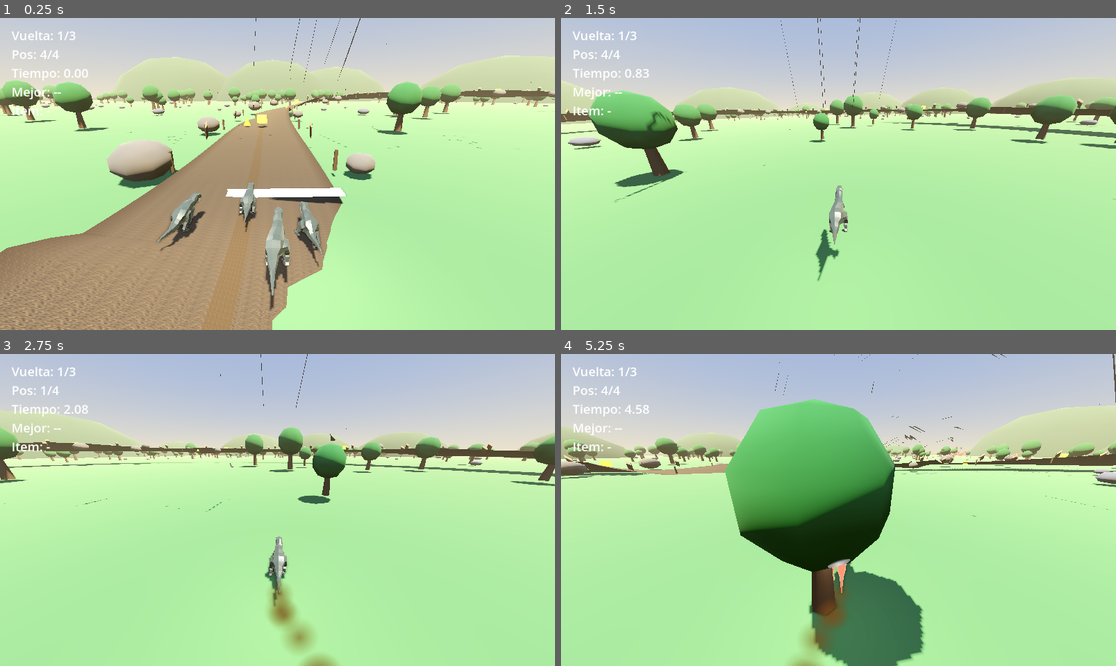
Above: before the commit, frames 1-4 (two rows, left to right).
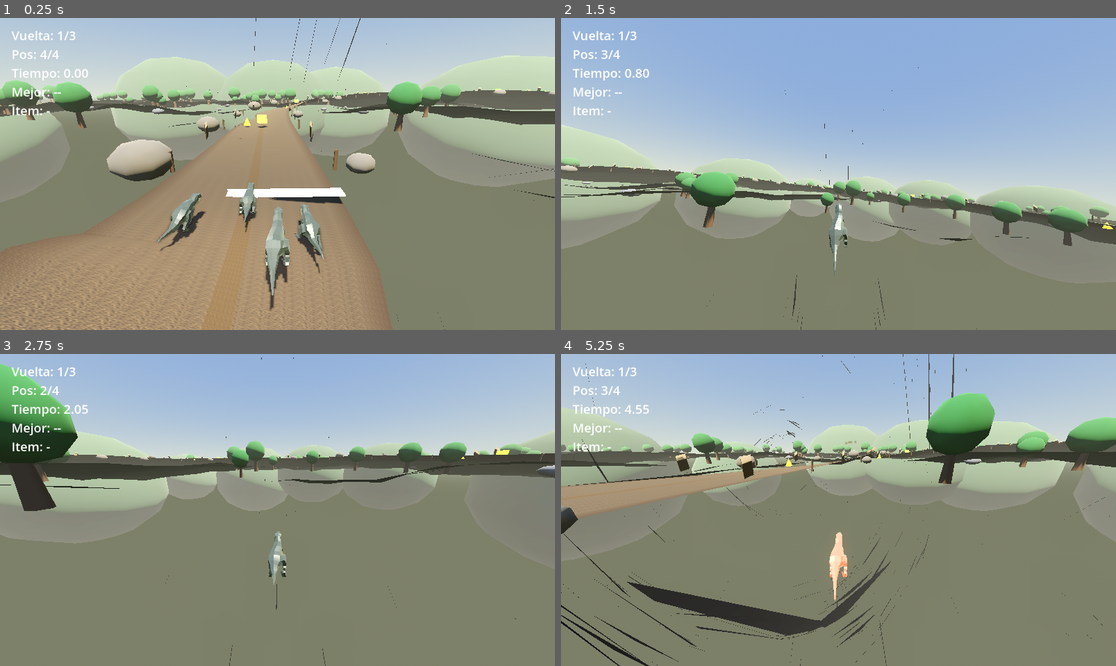
Above: after the commit, the same moments.

Repository: antoniojmonge/dinogame
Game: Godot game, scene res://scenes/main.tscn
Two runs of this game, one before a commit and one after it. Both use one fixed random seed, a clock stepped at 60 frames per second and the inputs below.
Inputs:
- Up to frame 1 (0.25 s): no input
- Up to frame 2 (1.5 s): hold D (move_right) 0.53-1.28 s; tap E (ability) at 0.6 s; tap Space (jump) at 0.77 s; hold A (move_left) from 1.28 s (still down); tap Shift (drift) at 1.35 s
- Up to frame 3 (2.75 s): tap Space (jump) at 1.52 s; release A (move_left) at 2.03 s; hold D (move_right) from 2.03 s (still down); tap F (use_item) at 2.1 s
- Up to frame 4 (5.25 s): tap E (ability) at 2.85, 5.1 s; tap Space (jump) at 3.02, 3.77, 4.52 s; release D (move_right) at 3.53 s; hold Shift (drift) 3.53-4.28 s; hold A (move_left) from 3.53 s (still down); tap F (use_item) at 4.35 s

The runs differ from the first frame. In frame 1, 44% of the frame differs, in the area x 0-100%, y 4-100%; in frame 2, 99%, in the area x 0-100%, y 0-100%; in frame 3, 88%; in frame 4, 78%.

Commit message:
Terreno que sigue la pista y barreras para no salirse
- Terreno generado que se adapta a la altura de la pista (ya no flota)

- Barreras invisibles a los lados mantienen al dino en la pista

- Colores de cielo/niebla/terreno mas neutros (pasto verde)

Diff:
--- a/scenes/main.tscn
+++ b/scenes/main.tscn
@@ -1,14 +1,14 @@
-[gd_scene load_steps=10 format=3]
+[gd_scene load_steps=7 format=3]
 
 [ext_resource type="PackedScene" path="res://scenes/dino.tscn" id="1_dino"]
 [ext_resource type="Script" uid="uid://dgum6ngelkvgl" path="res://scripts/track.gd" id="2_track"]
 [ext_resource type="Script" path="res://scripts/race_manager.gd" id="3_race"]
 
 [sub_resource type="ProceduralSkyMaterial" id="ProceduralSkyMaterial_1"]
-sky_top_color = Color(0.38, 0.52, 0.78, 1)
-sky_horizon_color = Color(0.86, 0.81, 0.68, 1)
-ground_bottom_color = Color(0.3, 0.28, 0.2, 1)
-ground_horizon_color = Color(0.86, 0.81, 0.68, 1)
+sky_top_color = Color(0.35, 0.5, 0.75, 1)
+sky_horizon_color = Color(0.75, 0.79, 0.72, 1)
+ground_bottom_color = Color(0.28, 0.3, 0.22, 1)
+ground_horizon_color = Color(0.75, 0.79, 0.72, 1)
 
 [sub_resource type="Sky" id="Sky_1"]
 sky_material = SubResource("ProceduralSkyMaterial_1")
@@ -18,11 +18,11 @@
 sky = SubResource("Sky_1")
 ambient_light_source = 3
 ambient_light_energy = 1.0
-ambient_light_sky_contribution = 0.6
+ambient_light_sky_contribution = 0.45
 fog_enabled = true
-fog_light_color = Color(0.84, 0.76, 0.6, 1)
-fog_density = 0.0009
-fog_sky_affect = 0.15
+fog_light_color = Color(0.8, 0.79, 0.72, 1)
+fog_density = 0.0008
+fog_sky_affect = 0.1
 ssao_enabled = true
 ssao_radius = 1.5
 ssao_intensity = 2.5
@@ -31,15 +31,6 @@
 glow_bloom = 0.05
 glow_hdr_threshold = 1.2
 tonemap_mode = 2
-
-[sub_resource type="PlaneMesh" id="PlaneMesh_ground"]
-size = Vector2(800, 800)
-
-[sub_resource type="StandardMaterial3D" id="StandardMaterial3D_ground"]
-albedo_color = Color(0.3, 0.5, 0.26, 1)
-
-[sub_resource type="BoxShape3D" id="BoxShape3D_ground"]
-size = Vector3(800, 1, 800)
 
 [node name="Main" type="Node3D"]
 
@@ -51,17 +42,6 @@
 shadow_enabled = true
 light_energy = 1.4
 light_color = Color(1, 0.95, 0.85, 1)
-
-[node name="Ground" type="StaticBody3D" parent="."]
-
-[node name="Mesh" type="MeshInstance3D" parent="Ground"]
-transform = Transform3D(1, 0, 0, 0, 1, 0, 0, 0, 1, 0, -0.5, 0)
-mesh = SubResource("PlaneMesh_ground")
-surface_material_override/0 = SubResource("StandardMaterial3D_ground")
-
-[node name="CollisionShape3D" type="CollisionShape3D" parent="Ground"]
-transform = Transform3D(1, 0, 0, 0, 1, 0, 0, 0, 1, 0, -1, 0)
-shape = SubResource("BoxShape3D_ground")
 
 [node name="Track" type="Node3D" parent="."]
 script = ExtResource("2_track")
--- a/scripts/track.gd
+++ b/scripts/track.gd
@@ -29,7 +29,9 @@
 	add_to_group("track")
 	_curve = _make_curve(_control_points())
 	_build_path()
+	_build_terrain()
 	_build_road()
+	_build_barriers()
 	_build_finish_line()
 	if build_obstacles:
 		_build_obstacles()
@@ -236,6 +238,111 @@
 		var box: Node3D = scene.instantiate()
 		add_child(box)
 		box.global_position = xf.origin + Vector3(0, 1.4, 0)
+
+
+func _build_terrain() -> void:
+	var cells := 90
+	var size := 520.0
+	var cx := 60.0
+	var cz := -50.0
+	var step := size / float(cells)
+	var noise := FastNoiseLite.new()
+	noise.noise_type = FastNoiseLite.TYPE_SIMPLEX
+	noise.frequency = 0.012
+	noise.fractal_octaves = 4
+	var samples := _path
+	var st := SurfaceTool.new()
+	st.begin(Mesh.PRIMITIVE_TRIANGLES)
+	var grid := []
+	for iz in cells + 1:
+		var row := []
+		for ix in cells + 1:
+			var x := cx - size * 0.5 + ix * step
+			var z := cz - size * 0.5 + iz * step
+			var h := _terrain_height(x, z, noise, samples)
+			row.append(Vector3(x, h, z))
+		grid.append(row)
+	for iz in cells:
+		for ix in cells:
+			var p00: Vector3 = grid[iz][ix]
+			var p10: Vector3 = grid[iz][ix + 1]
+			var p01: Vector3 = grid[iz + 1][ix]
+			var p11: Vector3 = grid[iz + 1][ix + 1]
+			st.add_vertex(p00)
+			st.add_vertex(p01)
+			st.add_vertex(p11)
+			st.add_vertex(p00)
+			st.add_vertex(p11)
+			st.add_vertex(p10)
+	st.generate_normals()
+	var mi := MeshInstance3D.new()
+	mi.name = "Terrain"
+	mi.mesh = st.commit()
+	mi.material_override = _make_terrain_material()
+	add_child(mi)
+	mi.create_trimesh_collision()
+	for child in mi.get_children():
+		if child is StaticBody3D:
+			child.collision_layer = 1
+			for cshape in child.get_children():
+				if cshape is CollisionShape3D and cshape.shape is ConcavePolygonShape3D:
+					cshape.shape.backface_collision = false
+
+
+func _terrain_height(x: float, z: float, noise: FastNoiseLite, samples: PackedVector3Array) -> float:
+	var best_d := INF
+	var best_h := 0.0
+	for i in samples.size():
+		var p: Vector3 = samples[i]
+		var d := Vector2(x - p.x, z - p.z).length()
+		if d < best_d:
+			best_d = d
+			best_h = p.y
+	var base := noise.get_noise_2d(x, z) * 5.0
+	var t := clampf((best_d - road_width * 0.5 - 2.0) / 22.0, 0.0, 1.0)
+	t = t * t * (3.0 - 2.0 * t)
+	return lerpf(best_h - 0.3, base, t)
+
+
+func _make_terrain_material() -> StandardMaterial3D:
+	var noise := FastNoiseLite.new()
+	noise.noise_type = FastNoiseLite.TYPE_SIMPLEX_SMOOTH
+	noise.frequency = 0.05
+	noise.fractal_octaves = 4
+	var albedo := NoiseTexture2D.new()
+	albedo.noise = noise
+	albedo.width = 256
+	albedo.height = 256
+	albedo.seamless = true
+	var mat := StandardMaterial3D.new()
+	mat.albedo_color = Color(0.3, 0.5, 0.22, 1)
+	mat.albedo_texture = albedo
+	mat.roughness = 1.0
+	mat.uv1_scale = Vector3(40, 40, 1)
+	return mat
+
+
+func _build_barriers() -> void:
+	var total := _curve.get_baked_length()
+	var n := 80
+	var half := road_width * 0.5
+	var shape := BoxShape3D.new()
+	shape.size = Vector3(0.4, 3.0, 7.5)
+	var body := StaticBody3D.new()
+	body.name = "Barriers"
+	body.collision_layer = 1
+	add_child(body)
+	for i in n:
+		var off := ((float(i) + 0.5) / float(n)) * total
+		var xf := _curve.sample_baked_with_rotation(off, true, true)
+		var right := xf.basis.x.normalized()
+		for side in [-1.0, 1.0]:
+			var sf: float = side
+			var pos := xf.origin + right * sf * (half + 0.3) + Vector3.UP * 1.4
+			var cs := CollisionShape3D.new()
+			cs.shape = shape
+			cs.transform = Transform3D(xf.basis.orthonormalized(), pos)
+			body.add_child(cs)
 
 
 func _make_road_material() -> StandardMaterial3D:
